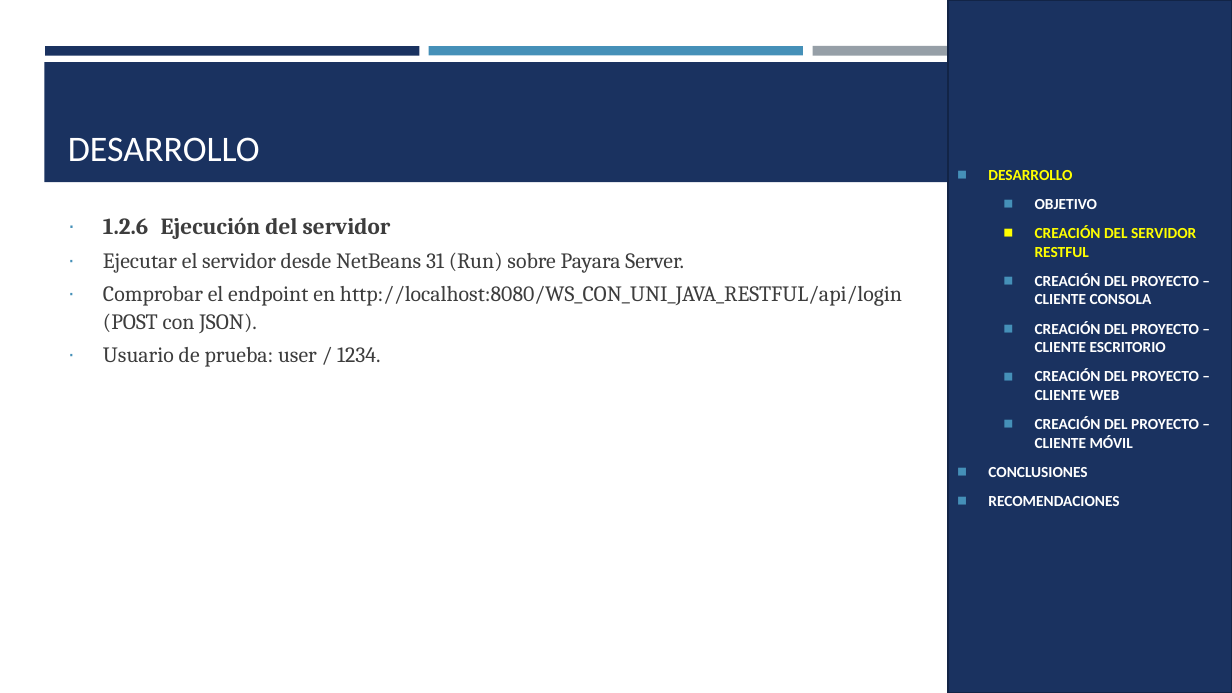
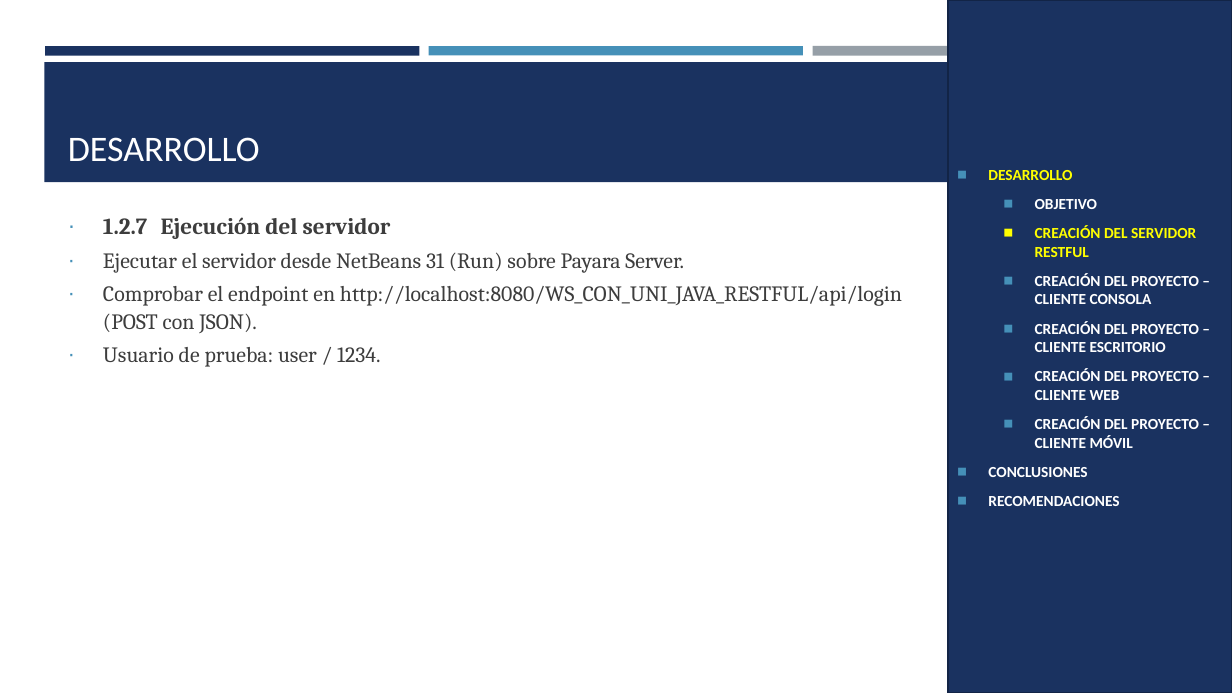
Before and after one commit to IMarcusDev/TI.1.3.-PAO202651_RESTFUL_JAVA_SINBDD_NRC_36883_GR04, a slide deck: slide 39 of 05. DOCUMENTACION/PRESENTACION TI.1.3. RESTFUL sin BDD en JAVA GR4.pptx (slide 9 before the commit). Drawn at 1232x693 pixels with LibreOffice and Linux fonts; fonts in the diff are those of the drawing. Boxes give left, top, right and bottom in pixels: in the first picture for what was removed or moved away, otherwise in the second. Text is boxed around its words. In the diff, an @@ line names an element or a change of style, - is before the commit and + after.

```diff
--- a/05. DOCUMENTACION/PRESENTACION TI.1.3. RESTFUL sin BDD en JAVA GR4.pptx
+++ b/05. DOCUMENTACION/PRESENTACION TI.1.3. RESTFUL sin BDD en JAVA GR4.pptx
@@ text at box(103, 217, 391, 239): text changed @@
-∙ 1.2.6 Ejecución del servidor
+∙ 1.2.7 Ejecución del servidor
```
Also in this commit, not shown: 10 other slides changed, 58 slides added.
